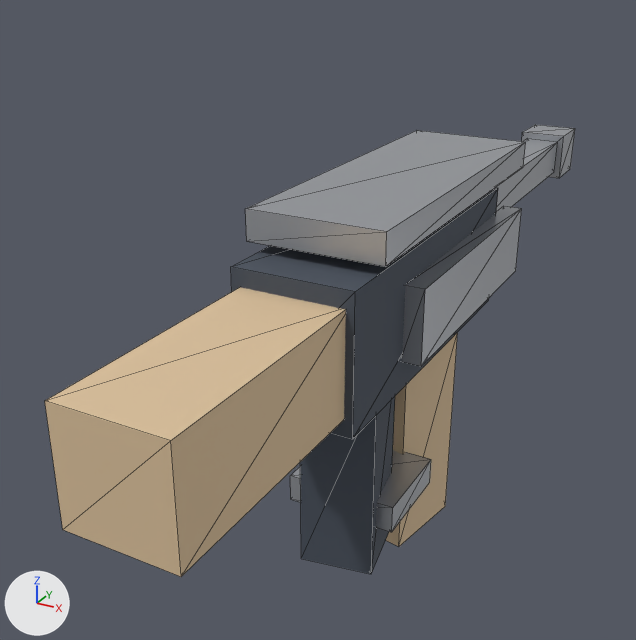
One commit to the glTF model assets/models/blockbench/weapons/scar.glb: the scene before it, then after it.
Camera for both pictures: a 50 mm camera at (0.409, -0.899, 0.568) aimed at (-0.123, 0.068, 0.084). Every picture has the same lights, and +X, +Y and +Z are marked at lower left. The picture after the commit comes second. Mesh edges are drawn as thin lines. Vertices at exactly the same position are counted once.

Script lines for the objects in view, before the commit:
```python
me_scar_dark = bpy.data.meshes.new('scar_dark')
me_scar_dark.from_pydata(...)  # 16 vertices, 24 faces; spans x -0.07..0.07, y -0.21..0.21, z -0.145..0.26
me_scar_dark.materials.append(mat_dark)  # greyish blue #49515d
me_scar_metal = bpy.data.meshes.new('scar_metal')
me_scar_metal.from_pydata(...)  # a box spanning x -0.027..0.027, y 0.16..0.68, z 0.172..0.228; a box spanning x -0.038..0.038, y 0.68..0.76, z 0.162..0.237; a box spanning x -0.08..0.08, y -0.165..0.285, z 0.273..0.308; a box spanning x -0.093..-0.068, y -0.09..0.25, z 0.135..0.225; a box spanning x 0.068..0.093, y -0.09..0.25, z 0.135..0.225; a box spanning x -0.07..0.07, y -0.1..0.02, z -0.087..-0.052
me_scar_metal.materials.append(mat_metal)  # light grey #b8bbc1
me_scar_tan = bpy.data.meshes.new('scar_tan')
me_scar_tan.from_pydata(...)  # 16 vertices, 24 faces; spans x -0.06..0.06, y -0.48..0.147, z -0.2..0.24
me_scar_tan.materials.append(mat_tan)  # beige #ddc29d
ob_scar_dark = bpy.data.objects.new('scar_dark', me_scar_dark)
ob_scar_dark.location = (0.0, 0.0, 0.0)
ob_scar_metal = bpy.data.objects.new('scar_metal', me_scar_metal)
ob_scar_metal.location = (0.0, 0.0, 0.0)
ob_scar_tan = bpy.data.objects.new('scar_tan', me_scar_tan)
ob_scar_tan.location = (0.0, 0.0, 0.0)
```
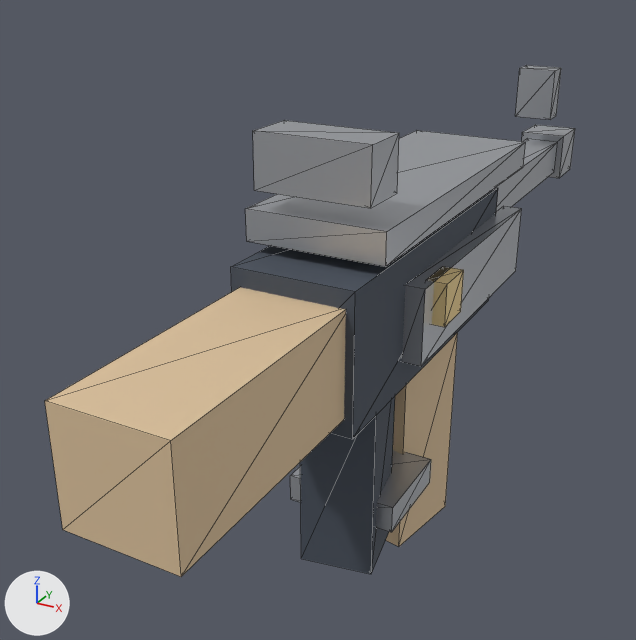
The change, as a list of edits to the scene's bpy script:
```text
Add mat_gold:
    mat_gold = principled_material('gold')
    mat_gold.base_color = (0.839, 0.643, 0.306)  # beige #ecd296
    mat_gold.metallic = 0.05
    mat_gold.roughness = 0.78
Change me_scar_metal:
    used by ob_scar_metal; location = (0.0, 0.0, 0.0)
    remove me_scar_metal.from_pydata(...)  # 48 vertices, 72 faces; spans x -0.093..0.093, y -0.165..0.76, z -0.087..0.308
    add me_scar_metal.from_pydata(...)  # 72 vertices, 108 faces; spans x -0.112..0.093, y -0.17..0.76, z -0.087..0.39
    me_scar_metal part 1: a new loose piece, a box spanning x -0.065..0.065, y -0.17..-0.11, z 0.33..0.39, in mat_metal (light grey #b8bbc1)
    me_scar_metal part 2: a new loose piece, a box spanning x -0.03..0.03, y 0.6..0.64, z 0.28..0.36, in mat_metal (light grey #b8bbc1)
    other edits to the shape of me_scar_metal do not show in these pictures
Add me_scar_gold:
    me_scar_gold.from_pydata(...)  # a box spanning x 0.0825..0.1075, y -0.065..-0.015, z 0.175..0.225
    me_scar_gold.materials.append(mat_gold)  # beige #ecd296
Add ob_scar_gold:
    ob_scar_gold = bpy.data.objects.new('scar_gold', me_scar_gold)
    ob_scar_gold.location = (0.0, 0.0, 0.0)
```

Changed parts and their boxes [x1, y1, x2, y2] in the pictures (636 x 640 px):
'scar_metal', reshaped (15% taller)
    before: [245, 125, 575, 532]
    after: [245, 65, 575, 532]
'scar_gold', added (beige)
    after: [426, 266, 464, 327]
part 1 of me_scar_metal, added
    after: [253, 120, 399, 208]
part 2 of me_scar_metal, added
    after: [515, 65, 561, 120]
